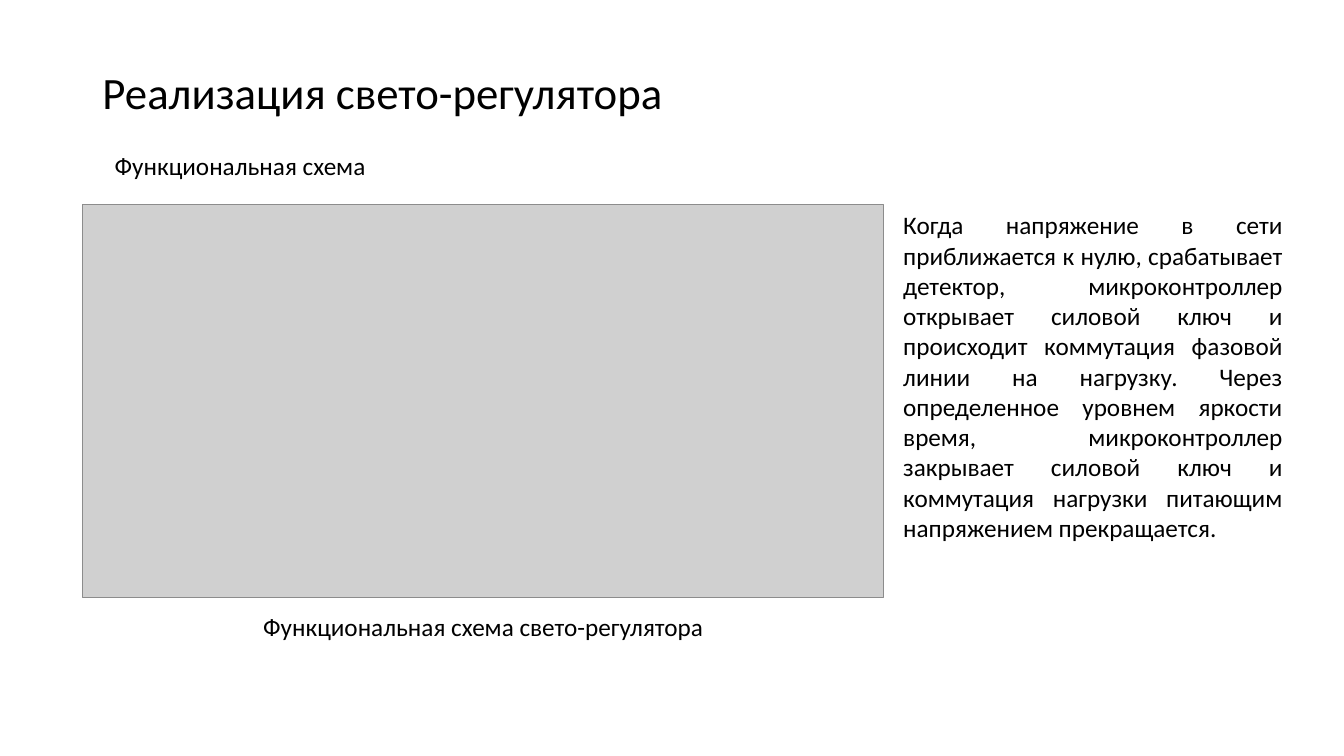
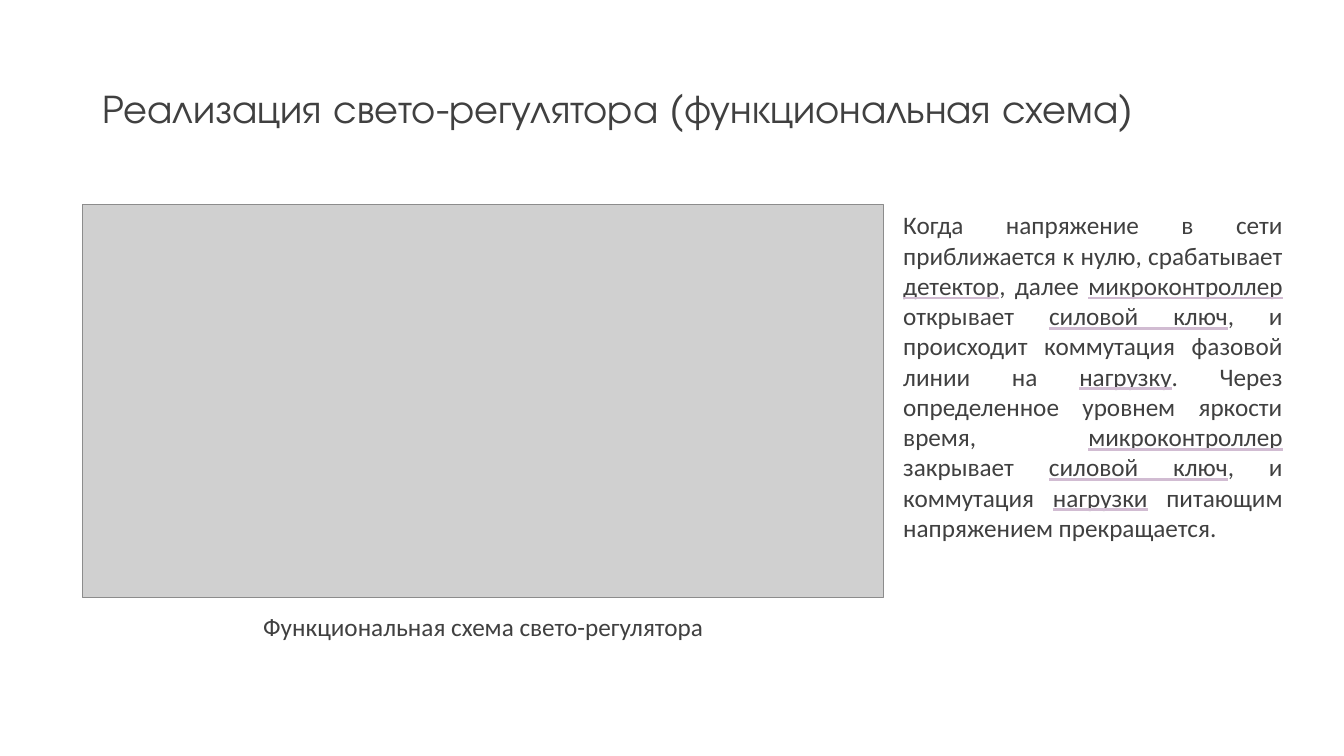
Before and after one commit to kaf3/dimmer, a slide deck: slide 7 of Презентация1.pptx. Drawn at 1344x756 pixels with LibreOffice and Linux fonts; fonts in the diff are those of the drawing; grey boxes stand for pictures. Boxes give left, top, right and bottom in pixels: in the first picture for what was removed or moved away, otherwise in the second. Text is boxed around its words. In the diff, an @@ line names an element or a change of style, - is before the commit and + after.

```diff
--- a/Презентация1.pptx
+++ b/Презентация1.pptx
@@ title at box(102, 95, 1118, 130): text changed; size 32 to 28.8 pt; font Calibri to TeX Gyre Adventor; text colour #000000 to #404040 @@
-Реализация свето-регулятора
+Реализация свето-регулятора (функциональная схема)
@@ text removed at box(115, 158, 366, 179) @@
-Функциональная схема
@@ text at box(903, 218, 1283, 541): text changed; text colour #000000 to #404040 @@
-Когда напряжение в сети приближается к нулю, срабатывает детектор, микроконтроллер открывает силовой ключ и происходит коммутация фазовой линии на нагрузку. Через определенное уровнем яркости время, микроконтроллер закрывает силовой ключ и коммутация нагрузки питающим напряжением прекращается.
+Когда напряжение в сети приближается к нулю, срабатывает детектор, далее микроконтроллер открывает силовой ключ, и происходит коммутация фазовой линии на нагрузку. Через определенное уровнем яркости время, микроконтроллер закрывает силовой ключ, и коммутация нагрузки питающим напряжением прекращается.
@@ text "Функциональная схема свето-регулятора" at box(263, 619, 703, 640): text colour #000000 to #404040 @@
```
Also in this commit, not shown: 4 other slides changed, 8 slides added, 2 slides removed, 2 other files.
